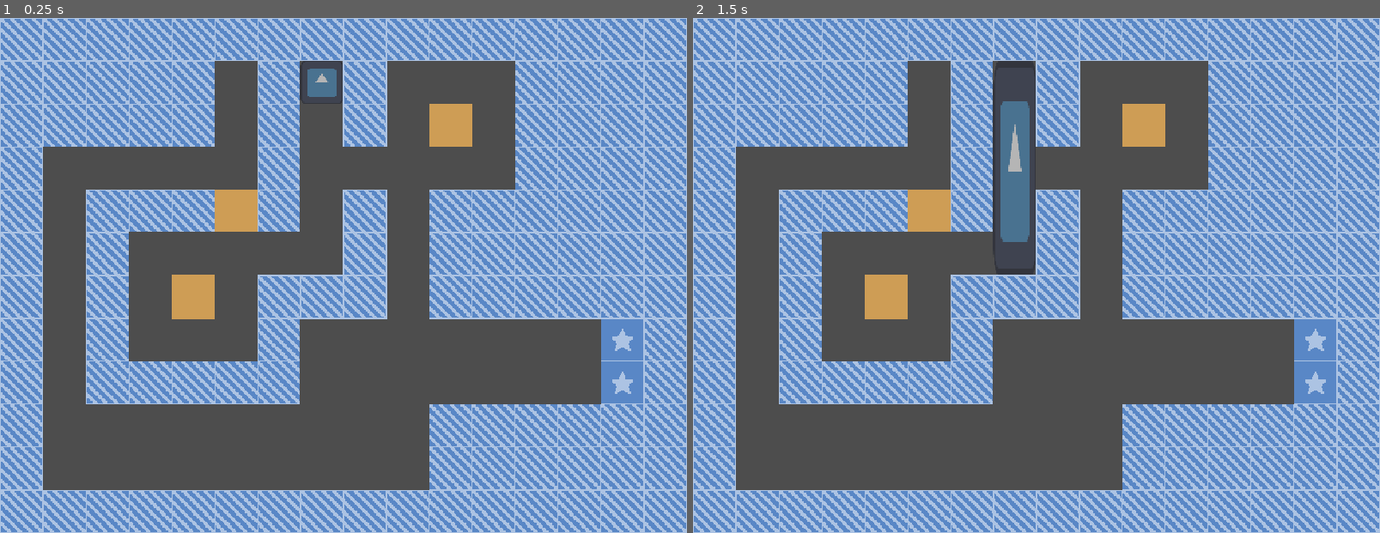
Above: before the commit, frames 1-2 (left to right).
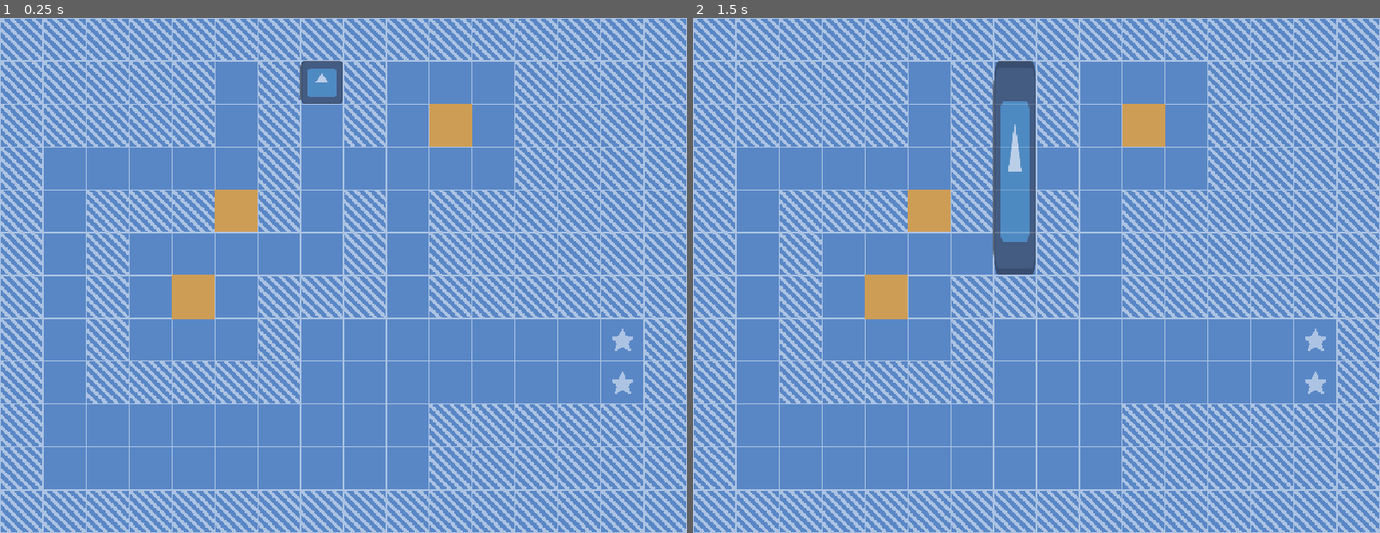
Above: after the commit, the same moments.

Repository: maxwaldman8/hackathon-2026
Game: Godot game, scene res://scenes/levels/boyan1.tscn
Same seed, same stepped clock (60 frames per second), same inputs: the game is played once before the commit and once after it. This scene is started directly instead of the project's main scene. The engine's default icon, where the game draws it, is replaced by a stand-in: a white triangle on a blue panel in a dark square.
Inputs:
- Up to frame 1 (0.25 s): no input
- Up to frame 2 (1.5 s): tap Enter at 0.5 s; hold Right (right) 0.53-1.28 s; tap R (reset) at 1.25 s; hold Down (down) from 1.28 s (still down)

The runs differ from the first frame. In frame 1, 36% of the frame differs, in the area x 6-88%, y 8-92%; in frame 2, 36%.

Commit message:
hopefully will be the last box pushing commit

Diff:
--- a/scaling-game/scenes/levels/boyan1.tscn
+++ b/scaling-game/scenes/levels/boyan1.tscn
@@ -2,6 +2,7 @@
 
 [ext_resource type="Script" uid="uid://7oh5jn0m8563" path="res://scripts/level.gd" id="1_0eod8"]
 [ext_resource type="PackedScene" uid="uid://5oi8emxl0rfu" path="res://scenes/player.tscn" id="2_ag6v0"]
+[ext_resource type="Texture2D" uid="uid://bc1mhenae3ykx" path="res://assets/textures/Blueprint Tilemap/sprite_0.png" id="3_ag6v0"]
 [ext_resource type="PackedScene" uid="uid://d3ohocbnhd2fo" path="res://scenes/grid.tscn" id="3_dagpl"]
 
 [node name="Level" type="Node2D" unique_id=854432131 node_paths=PackedStringArray("player")]
@@ -9,6 +10,12 @@
 player = NodePath("Player")
 level_bounds = Rect2i(0, 0, 100, 100)
 
+[node name="Background" type="TextureRect" parent="." unique_id=1021887973]
+offset_right = 1024.0
+offset_bottom = 768.0
+texture = ExtResource("3_ag6v0")
+stretch_mode = 1
+
 [node name="Player" parent="." unique_id=465425349 node_paths=PackedStringArray("level") instance=ExtResource("2_ag6v0")]
 position = Vector2(448, 64)
 level = NodePath("..")
--- a/scaling-game/scripts/level.gd
+++ b/scaling-game/scripts/level.gd
@@ -50,22 +50,32 @@
 				if has_box(Vector2i(x, y)):
 					pushed_boxes.push_front(Vector2i(x, y))
 			y += 1
-			stopped = false
-			while !stopped:
-				stopped = true
-				for i in range(0, pushed_boxes.size()):
+			if y + pushed_boxes.size() > max_y:
+				max_y = y + pushed_boxes.size()
+		for x in range(player.bounds.position.x, player.bounds.position.x + player.bounds.size.x):
+			var y: int = player.bounds.position.y
+			var stopped: bool = false
+			var pushed_boxes: Array[Vector2i] = []
+			while !stopped:
+				y -= 1
+				if is_invalid(Vector2i(x, y)):
+					stopped = true
+					break
+				if has_box(Vector2i(x, y)):
+					pushed_boxes.push_front(Vector2i(x, y))
+			y += 1
+			var farthest_y: int = max_y - pushed_boxes.size()
+			stopped = false
+			while !stopped:
+				stopped = true
+				for i in range(0, pushed_boxes.size()):
+					if pushed_boxes[i].y <= farthest_y: continue
 					var new_pos: Vector2i = Vector2i(pushed_boxes[i].x, pushed_boxes[i].y - 1)
 					if !is_invalid(new_pos) and !has_box(new_pos):
 						pushed_boxes[i].y -= 1
 						grid.set_cell(Vector2i(pushed_boxes[i].x, pushed_boxes[i].y + 1), -1, Vector2i(0, 0), 0)
 						grid.set_cell(Vector2i(pushed_boxes[i].x, pushed_boxes[i].y), 0, Vector2i(0, 0), 2)
 						stopped = false
-			if pushed_boxes.size() > 0:
-				if pushed_boxes[pushed_boxes.size() - 1].y + 1 > max_y:
-					max_y = pushed_boxes[pushed_boxes.size() - 1].y + 1
-			else:
-				if y > max_y:
-					max_y = y
 		if max_y == player.bounds.position.y:
 			player.scale_bounds("up", "contract", player.bounds.size.y - 1)
 		else:
@@ -84,22 +94,32 @@
 				if has_box(Vector2i(x, y)):
 					pushed_boxes.push_front(Vector2i(x, y))
 			x += 1
-			stopped = false
-			while !stopped:
-				stopped = true
-				for i in range(0, pushed_boxes.size()):
+			if x + pushed_boxes.size() > max_x:
+				max_x = x + pushed_boxes.size()
+		for y in range(player.bounds.position.y, player.bounds.position.y + player.bounds.size.y):
+			var x: int = player.bounds.position.x
+			var stopped: bool = false
+			var pushed_boxes: Array[Vector2i] = []
+			while !stopped:
+				x -= 1
+				if is_invalid(Vector2i(x, y)):
+					stopped = true
+					break
+				if has_box(Vector2i(x, y)):
+					pushed_boxes.push_front(Vector2i(x, y))
+			x += 1
+			var farthest_x: int = max_x - pushed_boxes.size()
+			stopped = false
+			while !stopped:
+				stopped = true
+				for i in range(0, pushed_boxes.size()):
+					if pushed_boxes[i].x <= farthest_x: continue
 					var new_pos: Vector2i = Vector2i(pushed_boxes[i].x - 1, pushed_boxes[i].y)
 					if !is_invalid(new_pos) and !has_box(new_pos):
 						pushed_boxes[i].x -= 1
 						grid.set_cell(Vector2i(pushed_boxes[i].x + 1, pushed_boxes[i].y), -1, Vector2i(0, 0), 0)
 						grid.set_cell(Vector2i(pushed_boxes[i].x, pushed_boxes[i].y), 0, Vector2i(0, 0), 2)
 						stopped = false
-			if pushed_boxes.size() > 0:
-				if pushed_boxes[pushed_boxes.size() - 1].x + 1 > max_x:
-					max_x = pushed_boxes[pushed_boxes.size() - 1].x + 1
-			else:
-				if x > max_x:
-					max_x = x
 		if max_x == player.bounds.position.x:
 			player.scale_bounds("left", "contract", player.bounds.size.x - 1)
 		else:
@@ -118,22 +138,32 @@
 				if has_box(Vector2i(x, y)):
 					pushed_boxes.push_front(Vector2i(x, y))
 			x -= 1
-			stopped = false
-			while !stopped:
-				stopped = true
-				for i in range(0, pushed_boxes.size()):
+			if x - pushed_boxes.size() < min_x:
+				min_x = x - pushed_boxes.size()
+		for y in range(player.bounds.position.y, player.bounds.position.y + player.bounds.size.y):
+			var x: int = player.bounds.position.x + player.bounds.size.x - 1
+			var stopped: bool = false
+			var pushed_boxes: Array[Vector2i] = []
+			while !stopped:
+				x += 1
+				if is_invalid(Vector2i(x, y)):
+					stopped = true
+					break
+				if has_box(Vector2i(x, y)):
+					pushed_boxes.push_front(Vector2i(x, y))
+			x -= 1
+			var farthest_x: int = min_x + pushed_boxes.size()
+			stopped = false
+			while !stopped:
+				stopped = true
+				for i in range(0, pushed_boxes.size()):
+					if pushed_boxes[i].x >= farthest_x: continue
 					var new_pos: Vector2i = Vector2i(pushed_boxes[i].x + 1, pushed_boxes[i].y)
 					if !is_invalid(new_pos) and !has_box(new_pos):
 						pushed_boxes[i].x += 1
 						grid.set_cell(Vector2i(pushed_boxes[i].x - 1, pushed_boxes[i].y), -1, Vector2i(0, 0), 0)
 						grid.set_cell(Vector2i(pushed_boxes[i].x, pushed_boxes[i].y), 0, Vector2i(0, 0), 2)
 						stopped = false
-			if pushed_boxes.size() > 0:
-				if pushed_boxes[pushed_boxes.size() - 1].x - 1 < min_x:
-					min_x = pushed_boxes[pushed_boxes.size() - 1].x - 1
-			else:
-				if x < min_x:
-					min_x = x
 		if min_x == player.bounds.position.x + player.bounds.size.x - 1:
 			player.scale_bounds("right", "contract", player.bounds.size.x - 1)
 		else:
@@ -152,22 +182,32 @@
 				if has_box(Vector2i(x, y)):
 					pushed_boxes.push_front(Vector2i(x, y))
 			y -= 1
-			stopped = false
-			while !stopped:
-				stopped = true
-				for i in range(0, pushed_boxes.size()):
+			if y - pushed_boxes.size() < min_y:
+				min_y = y - pushed_boxes.size()
+		for x in range(player.bounds.position.x, player.bounds.position.x + player.bounds.size.x):
+			var y: int = player.bounds.position.y + player.bounds.size.y - 1
+			var stopped: bool = false
+			var pushed_boxes: Array[Vector2i] = []
+			while !stopped:
+				y += 1
+				if is_invalid(Vector2i(x, y)):
+					stopped = true
+					break
+				if has_box(Vector2i(x, y)):
+					pushed_boxes.push_front(Vector2i(x, y))
+			y -= 1
+			var farthest_y: int = min_y + pushed_boxes.size()
+			stopped = false
+			while !stopped:
+				stopped = true
+				for i in range(0, pushed_boxes.size()):
+					if pushed_boxes[i].y >= farthest_y: continue
 					var new_pos: Vector2i = Vector2i(pushed_boxes[i].x, pushed_boxes[i].y + 1)
 					if !is_invalid(new_pos) and !has_box(new_pos):
 						pushed_boxes[i].y += 1
 						grid.set_cell(Vector2i(pushed_boxes[i].x, pushed_boxes[i].y - 1), -1, Vector2i(0, 0), 0)
 						grid.set_cell(Vector2i(pushed_boxes[i].x, pushed_boxes[i].y), 0, Vector2i(0, 0), 2)
 						stopped = false
-			if pushed_boxes.size() > 0:
-				if pushed_boxes[pushed_boxes.size() - 1].y - 1 < min_y:
-					min_y = pushed_boxes[pushed_boxes.size() - 1].y - 1
-			else:
-				if y < min_y:
-					min_y = y
 		if min_y == player.bounds.position.y + player.bounds.size.y - 1:
 			player.scale_bounds("down", "contract", player.bounds.size.y - 1)
 		else:
